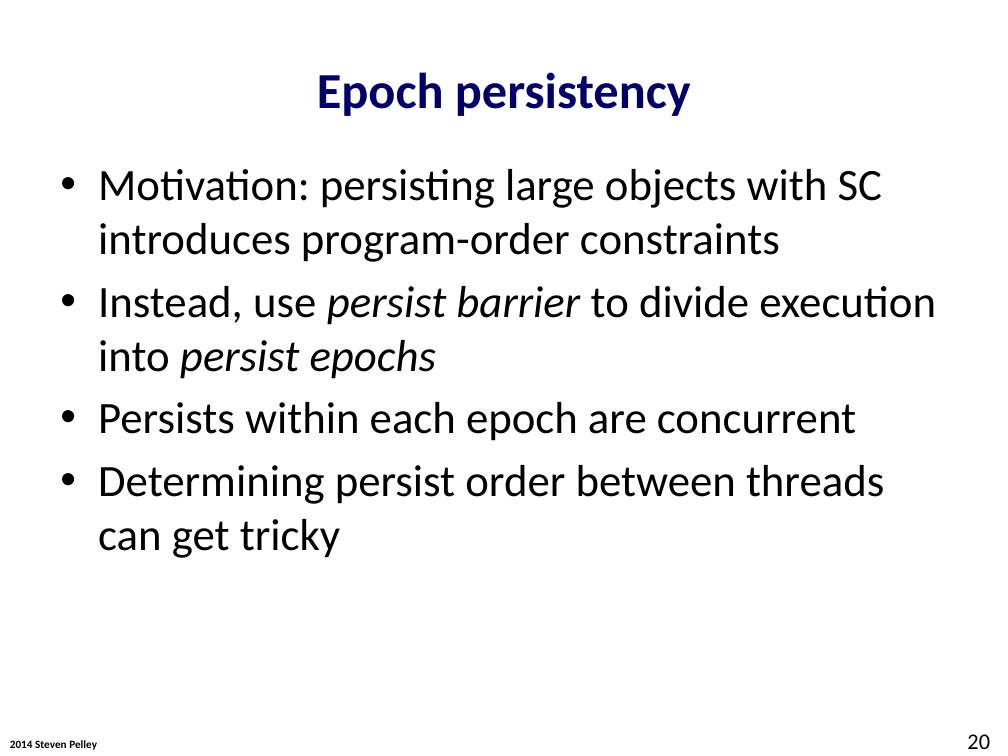
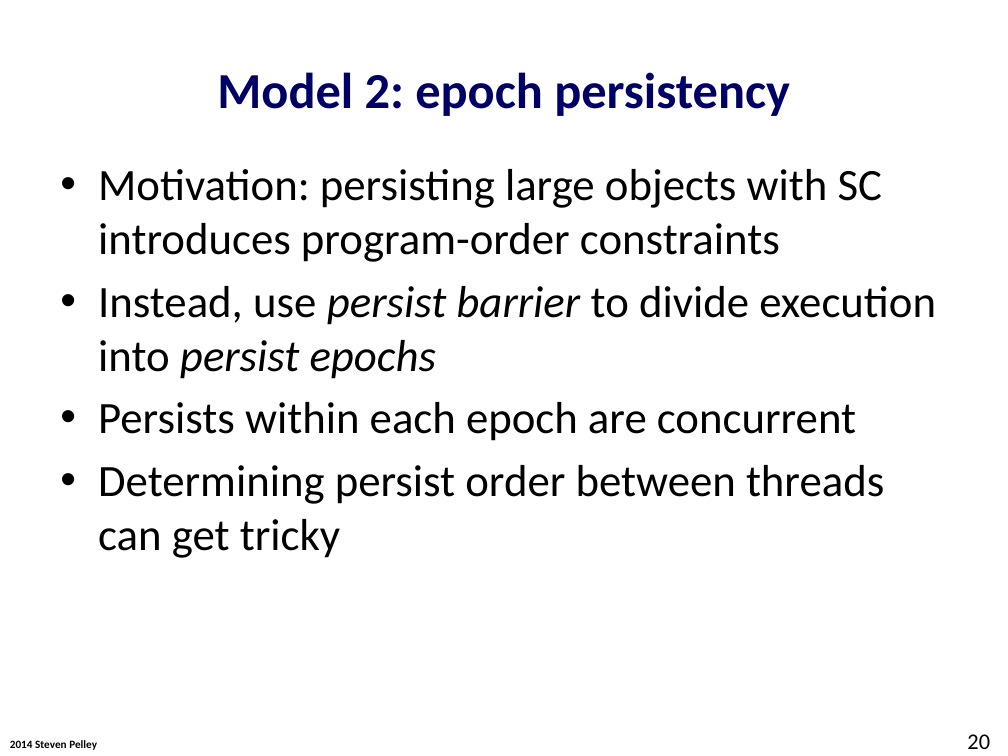
Before and after one commit to Abulila/dissertation, a slide deck: slide 20 of proposal/defense.pptx. Drawn at 1008x756 pixels with LibreOffice and Linux fonts; fonts in the diff are those of the drawing; background and template pictures are left out. Boxes give left, top, right and bottom in pixels: in the first picture for what was removed or moved away, otherwise in the second. Text is boxed around its words. In the diff, an @@ line names an element or a change of style, - is before the commit and + after.

```diff
--- a/proposal/defense.pptx
+++ b/proposal/defense.pptx
@@ title at (217,72,790,116): text changed @@
-Epoch persistency
+Model 2: epoch persistency
```
Also in this commit, not shown: 8 other slides changed, 1 slide added.
